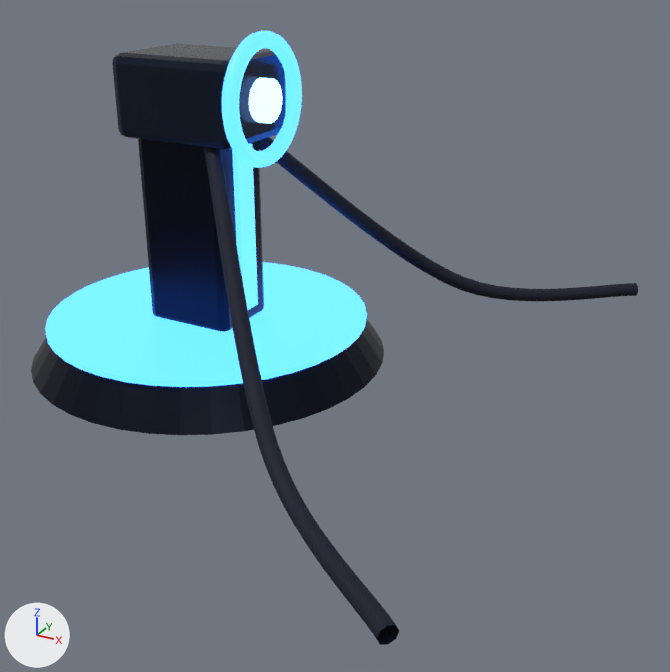
Before and after pictures for a commit that changed the glTF model public/models/wired_node.glb.
Both versions are drawn from a 50 mm lens placed at (4.34, -5.73, 3.24), pointed at (1.26, -0.14, 0.44). Lighting does not change. The marker at lower left points along +X, +Y and +Z. The picture after the commit comes second. Where no turn or scale is listed for an object, it has been applied to the vertices.

Objects in the first picture: 'ChargeCables', 'Column', 'ColumnStrip', 'Head', 'Plinth', 'PlinthGlow', 'TerminalCore', 'TerminalRing'.
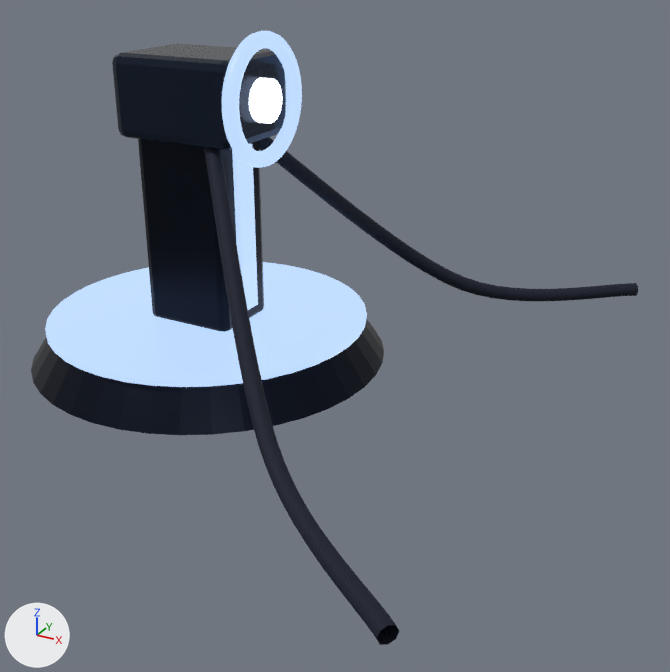
Boxes (x1, y1, x2, y2) around the edits, measured in the pictures (670 x 672 px):
'PlinthGlow', recoloured, surface changed
    both: (45, 262, 367, 387)
'TerminalRing', recoloured, surface changed
    both: (222, 31, 302, 168)
'ColumnStrip', recoloured, surface changed
    both: (232, 144, 258, 310)

Edits to the bpy script that builds the scene:
```text
Change mat_fp_dockglow:
    mat_fp_dockglow.emission_color: (0.0475, 0.242, 1.0) -> (0.494, 0.676, 1.0)  # blue #3e87ff -> blue #bbd7ff
    mat_fp_dockglow.emission_strength: 3.686 -> 1.033
```
